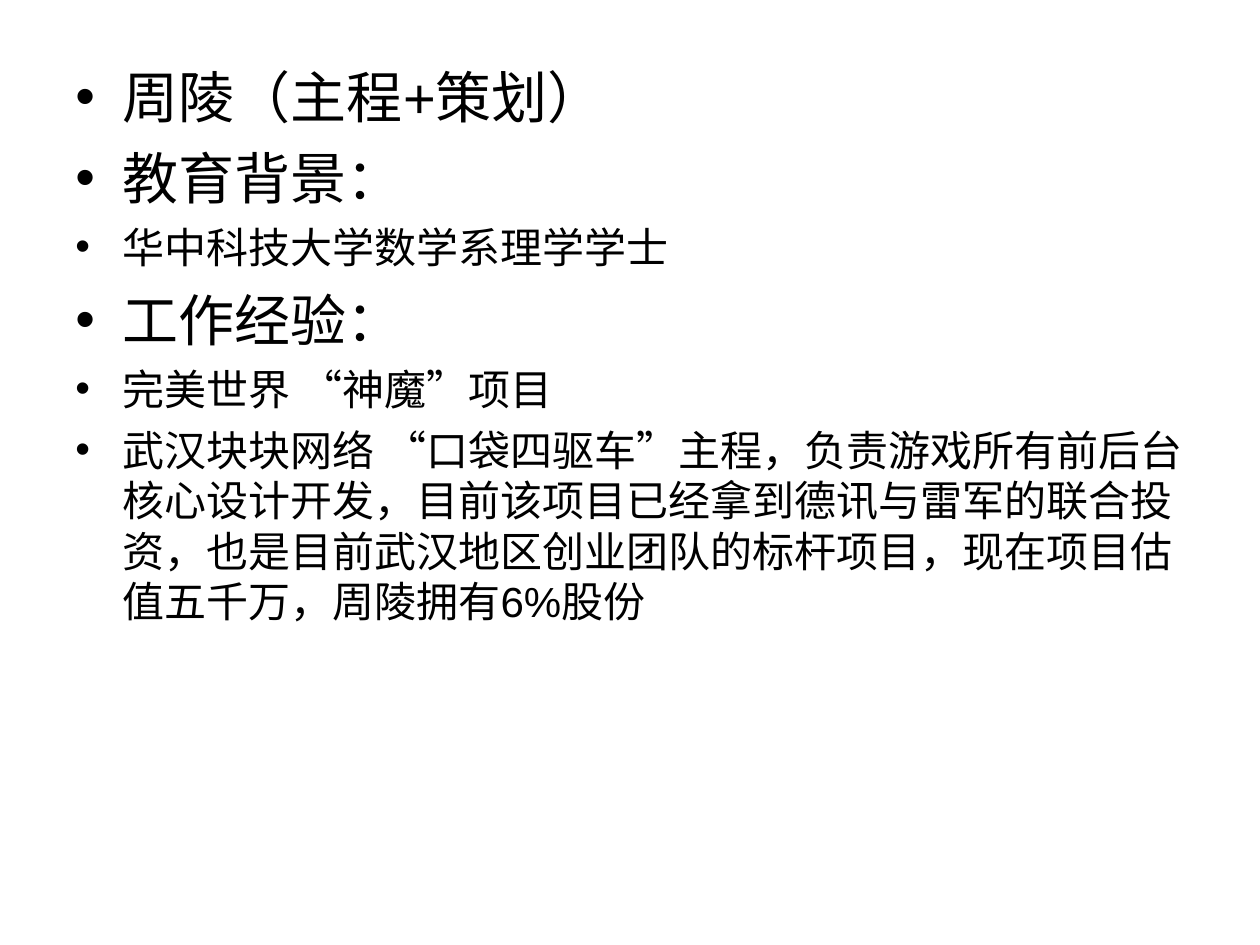
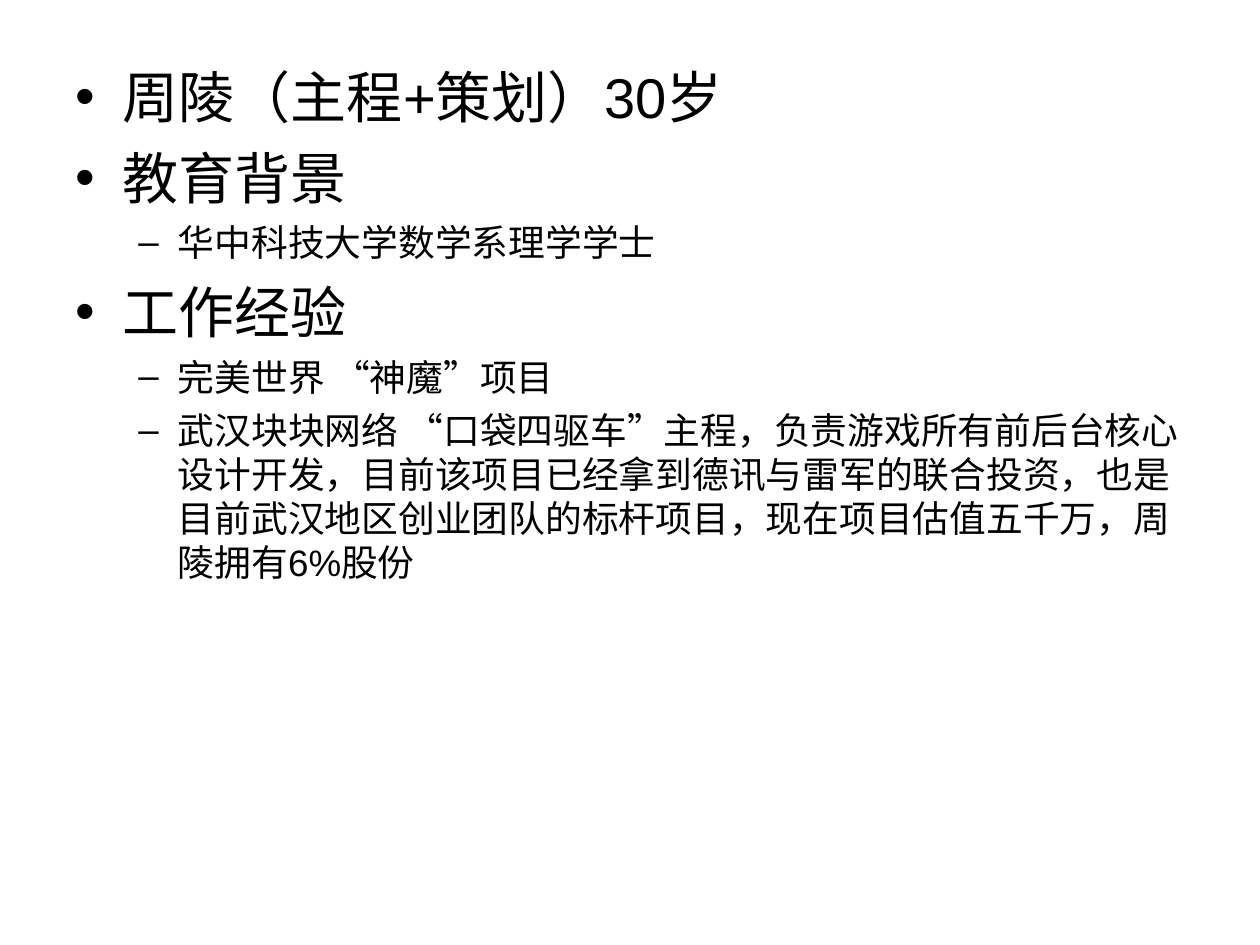
Before and after one commit to caihan1984/demov1, a slide deck: slide 3 of Assets/document/y3商业计划书.ppt. Drawn at 1260x945 pixels with LibreOffice and Linux fonts; fonts in the diff are those of the drawing. Boxes give left, top, right and bottom in pixels: in the first picture for what was removed or moved away, otherwise in the second. Text is boxed around its words. In the diff, an @@ line names an element or a change of style, - is before the commit and + after.

```diff
--- a/Assets/document/y3商业计划书.ppt
+++ b/Assets/document/y3商业计划书.ppt
@@ text at [123,70,723,204]: text changed @@
-• 周陵（主程+策划）
-• 教育背景：
+• 周陵（主程+策划）30岁
+• 教育背景
@@ text at [178,225,1179,579]: size 24 to 21 pt in "华中科技大学数学系理学学士", "完美世界 “神魔”项目", "武汉块块网络 “口袋四驱车”主程，负责游戏所有前后台核心设计开发，目前该项目已经拿到德讯与雷军的联合投资，也是目前武汉地 ..."; bullet • to –; list level 1 to 2 in "华中科技大学数学系理学学士"; list level 1 to 2 in "完美世界 “神魔”项目"; list level 1 to 2 in "武汉块块网络 “口袋四驱车”主程，负责游戏所有前后台核心设计开发，目前该项目已经拿到德讯与雷军的联合投资，也是目前武汉地 ..." @@
@@ text at [123,285,347,338]: text changed @@
-• 工作经验：
+• 工作经验
```
Also in this commit, not shown: 8 other slides changed, 3 slides added.
